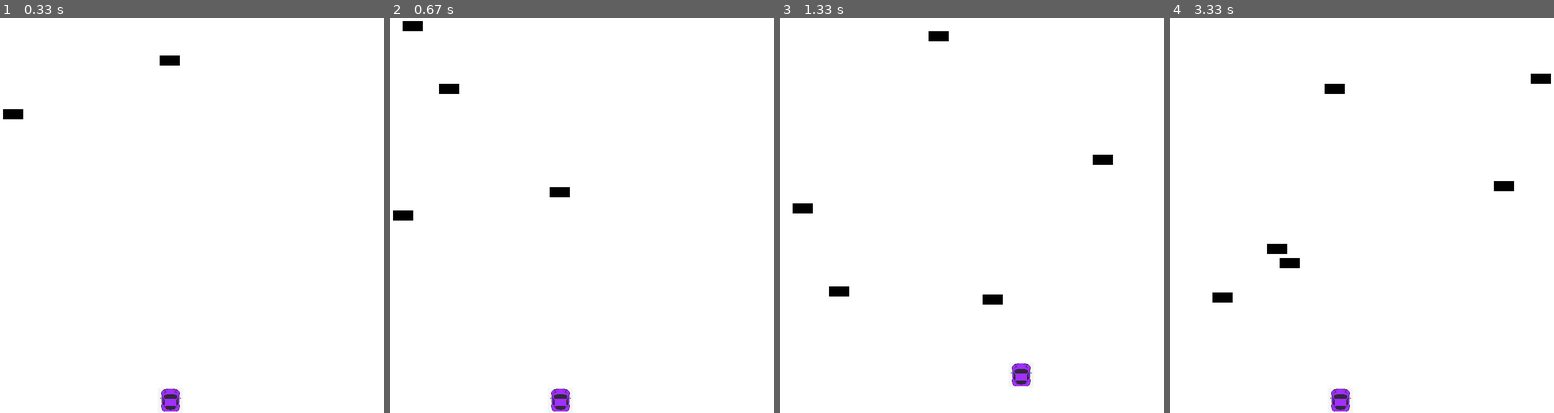
Above: before the commit, frames 1-4 (left to right).
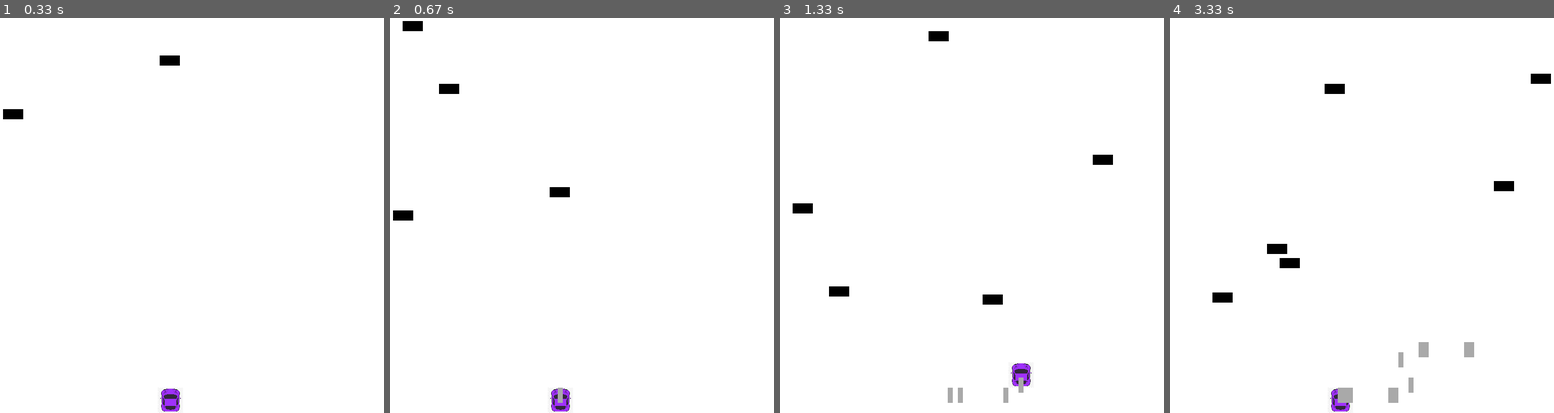
Above: after the commit, the same moments.

Repository: renllan/my_game
Game: pygame game, started from pygame intro/game.py
The game is run twice, just before and just after one commit, with the same random seed, the same clock (stepped at 60 frames per second) and the same inputs.
Inputs:
- Up to frame 1 (0.33 s): no input
- Up to frame 2 (0.67 s): tap Space at 0.33 s
- Up to frame 3 (1.33 s): hold Right 0.67-1.13 s; tap Space at 0.73, 1.03, 1.23 s; hold Up from 1.17 s (still down)
- Up to frame 4 (3.33 s): release Up at 1.47 s; hold Right 1.5-1.97 s; tap Space at 1.57, 1.87, 2.07, 2.37, 2.63, 2.97, 3.27 s; hold Left 2-2.53 s; hold Down 2.57-2.87 s; hold Left 2.9-3.3 s

Frame 1 is identical in both runs. In frame 2, less than 0.1% of the frame differs, in the area x 43-45%, y 93-98%; in frame 3, 0.2%; in frame 4, 0.6%, in the area x 43-80%, y 82-98%.

Commit message:
try making the bullet feature, bullet wont move when space is pressed'

Diff:
--- a/pygame intro/bullet.py
+++ b/pygame intro/bullet.py
@@ -12,20 +12,16 @@
 )
 class Bullet(pygame.sprite.Sprite):
     num_bullet = 0
-    def __init__(self):
+    def __init__(self,game ):
         super(Bullet, self).__init__()
         self.surf = pygame.Surface((10,30))
-        self.surf .fill(dark_grey)
-        self.rect = self.surf.get_rect(
-            center = (position))
+        self.dark_grey = (169, 169, 169)
+        self.surf .fill(self.dark_grey)
+        self.rect = self.surf.get_rect()
         self.num_bullet += 1
+        self.rect.midtop = game.player.rect.midtop
+        self.y = float(self.rect.y)
 
-    def update(self,key):
-         if key[K_SPACE]:
-             self.rect.move_ip(0, -20)
-         if key[K_LEFT]:
-             self.rect.move_ip(-5, 0)
-         if key[K_RIGHT]:
-            self.rect.move_ip(5, 0)
-         if self.rect.top < 0:
-             self.kill()
+
+    def update(self):
+         self.y -= 20
--- a/pygame intro/game.py
+++ b/pygame intro/game.py
@@ -3,6 +3,7 @@
 from player import Player
 from Enemy import Enemy
 from input import input
+from bullet import Bullet
 class game:
      def __init__(self):
         pygame.init()
@@ -26,12 +27,16 @@
         self.player = Player(self)
         self.all_sprites = pygame.sprite.Group()
         self.all_sprites.add(self.player)
+
         self.enemy = Enemy(self)
         self.enemy.update()
         self.all_sprites.add(self.enemy)
+
         self.enemies = pygame.sprite.Group()
         self.enemies.add(self.enemy)
         self.input = input(self)
+
+        self.bullets = pygame.sprite.Group()
      def text_object(self,text, font):
         textSurface = font.render(text,True, self.black)
         return textSurface, textSurface.get_rect()
@@ -53,6 +58,10 @@
     #
     # def thing(x,y,w,h, color,blocks):
     #     pygame.draw.rect(gameDisplay,color, [x,y,w,h])
+     def fire_bullet(self):
+         new_bullet = Bullet(self)
+         self.bullets.add(new_bullet)
+         self.all_sprites.add (new_bullet)
      def gameloop(self):
         # i = 1
         # numblock = 1
@@ -99,6 +108,8 @@
                 if event.type == pygame.KEYDOWN:
                     if event.key == pygame.K_ESCAPE:
                         gameExit = True
+                    if event.key == pygame.K_SPACE:
+                        self.fire_bullet()
                 elif event.type == ADDENEMY:
                     new_enemy = Enemy(self)
                     self.enemies.add(new_enemy)
@@ -124,10 +135,13 @@
             #             bullet.kill()
             # Update the player sprite based on user keypresses
             self.input.update(pressed_keys)
-            # bullet.update(pressed_keys)
+            self.bullets.update()
 
             for entity in self.all_sprites:
                 self.gameDisplay.blit(entity.surf, entity.rect)
+            for b in self.bullets:
+                self.gameDisplay.blit(b.surf,b.rect)
+                b.update()
             #
             if pygame.sprite.spritecollideany(self.player,self.enemies):
                  player.kill()
--- a/pygame intro/input.py
+++ b/pygame intro/input.py
@@ -8,6 +8,7 @@
     QUIT,
     K_SPACE
 )
+from bullet import Bullet
 class input:
 
     def __init__(self, game):
@@ -16,3 +17,9 @@
     def update(self, keypressed):
         self.game.player.update(keypressed)
         self.game.enemies.update()
+        # if keypressed[K_SPACE]:
+        #     bullet = Bullet(self.game)
+        #     self.game.all_sprites.add(bullet)
+        #     self.game.bullets.add(bullet)
+        #     print(self.game.all_sprites)
+        #     bullet.update()
